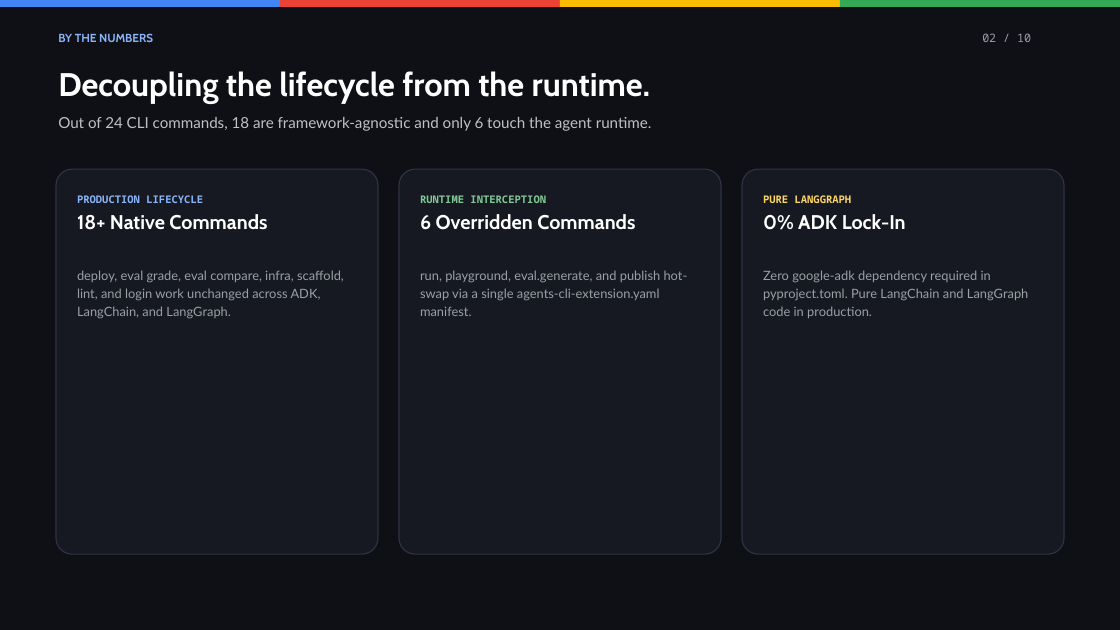
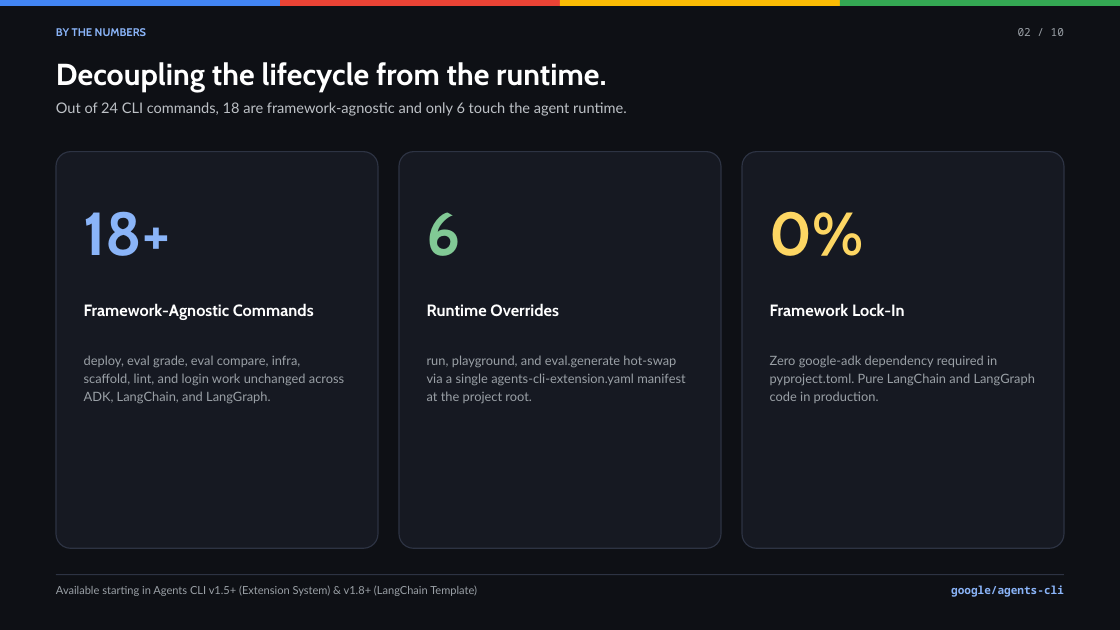
Before and after one commit to sanketbisne/scalfod-langgraph-agentscli, a slide deck: slide 2 of docs/Cloud_Next_27_Agents_CLI_LangGraph.pptx. Drawn at 1120x630 pixels with LibreOffice and Linux fonts; fonts in the diff are those of the drawing. Boxes give left, top, right and bottom in pixels: in the first picture for what was removed or moved away, otherwise in the second. Text is boxed around its words. In the diff, an @@ line names an element or a change of style, - is before the commit and + after.

Commit message:
docs: achieve 1-to-1 visual parity between HTML deck, PPTX, and Google Slides Apps Script

```diff
--- a/docs/Cloud_Next_27_Agents_CLI_LangGraph.pptx
+++ b/docs/Cloud_Next_27_Agents_CLI_LangGraph.pptx
@@ text "BY THE NUMBERS" at box(56, 28, 146, 36): size 10 to 9.5 pt; line spacing 1.2 to 1.18 @@
@@ text "02 / 10": place and size @@
-text "02 / 10" at box(982, 33, 1031, 42)
+text "02 / 10" at box(1018, 28, 1064, 36)
@@ text "02 / 10" at box(1018, 28, 1064, 36): size 10 to 9.5 pt; alignment left to right; line spacing 1.2 to 1.18 @@
@@ text "Decoupling the lifecycle from the ..." at box(56, 62, 606, 93): size 28 to 26 pt; line spacing 1.2 to 1.18 @@
@@ text "Out of 24 CLI commands, ...": place and size @@
-text "Out of 24 CLI commands, ..." at box(58, 117, 652, 131)
+text "Out of 24 CLI commands, ..." at box(56, 102, 627, 116)
@@ text "Out of 24 CLI commands, ..." at box(56, 102, 627, 116): size 13 to 12.5 pt; line spacing 1.2 to 1.18 @@
@@ rounded rectangle "18+": place and size @@
-rounded rectangle "18+" at box(56, 169, 378, 554)
+rounded rectangle "18+" at box(56, 152, 378, 549)
@@ proportions changed in 3 elements at box(742, 152, 1064, 549), box(56, 152, 378, 549), box(399, 152, 721, 549) @@
@@ rounded rectangle "6": place and size @@
-rounded rectangle "6" at box(399, 169, 721, 554)
+rounded rectangle "6" at box(399, 152, 721, 549)
@@ rounded rectangle "0%": place and size @@
-rounded rectangle "0%" at box(742, 169, 1064, 554)
+rounded rectangle "0%" at box(742, 152, 1064, 549)
@@ text in rounded rectangle at box(84, 211, 314, 320): text changed; size 9 to 14 pt; font Noto Sans Mono to Cabin; text colour #8AB4F8 to #FFFFFF @@
-PRODUCTION LIFECYCLE
-18+ Native Commands
+18+
+Framework-Agnostic Commands
@@ text in rounded rectangle at box(427, 212, 686, 403): text changed @@
-RUNTIME INTERCEPTION
-6 Overridden Commands
-run, playground, eval.generate, and publish hot-swap via a single agents-cli-extension.yaml manifest.
+6
+Runtime Overrides
+run, playground, and eval.generate hot-swap via a single agents-cli-extension.yaml manifest at the project root.
@@ text in rounded rectangle at box(770, 211, 905, 316): text changed; size 9 to 14 pt; font Noto Sans Mono to Cabin; text colour #FDD663 to #FFFFFF @@
-PURE LANGGRAPH
-0% ADK Lock-In
+0%
+Framework Lock-In
@@ text in rounded rectangle at box(84, 355, 344, 404): line spacing 1.2 to 1.18 @@
@@ text in rounded rectangle at box(770, 355, 1035, 403): line spacing 1.2 to 1.18 @@
@@ rectangle added at box(56, 574, 1065, 575), fill #2D3343 @@
@@ text added at box(56, 586, 477, 596), 9.5 pt, text #9AA0A6 @@
+Available starting in Agents CLI v1.5+ (Extension System) & v1.8+ (LangChain Template)
@@ text added at box(951, 585, 1064, 597), 9.5 pt, text #8AB4F8, bold @@
+google/agents-cli
```
Also in this commit, not shown: 9 other slides changed, 2 other files.
